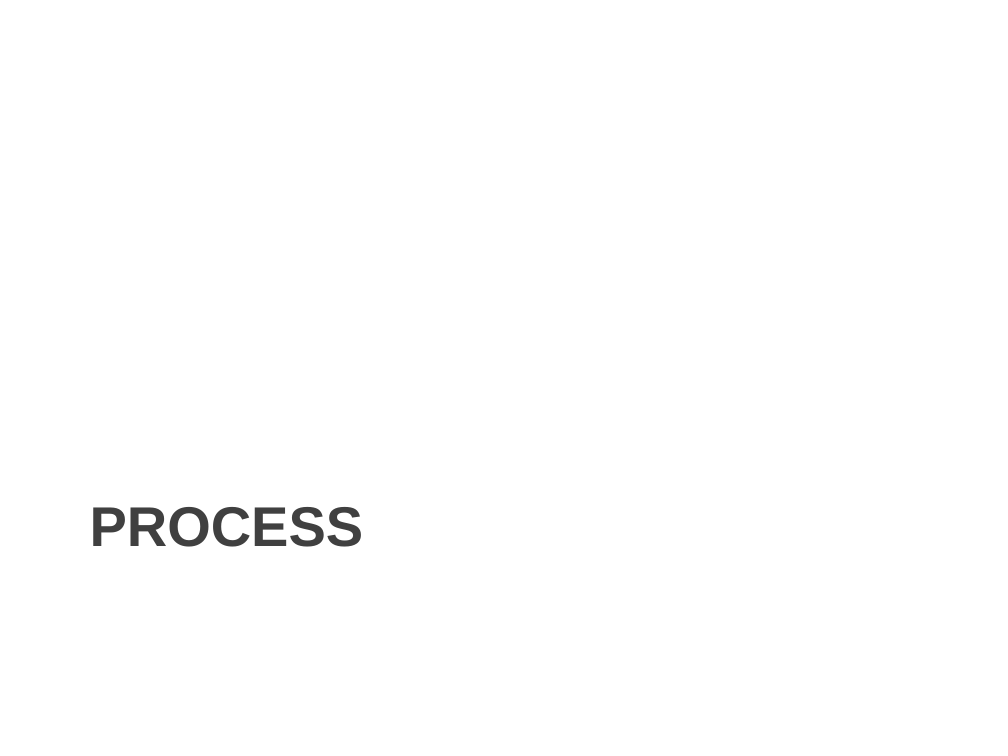
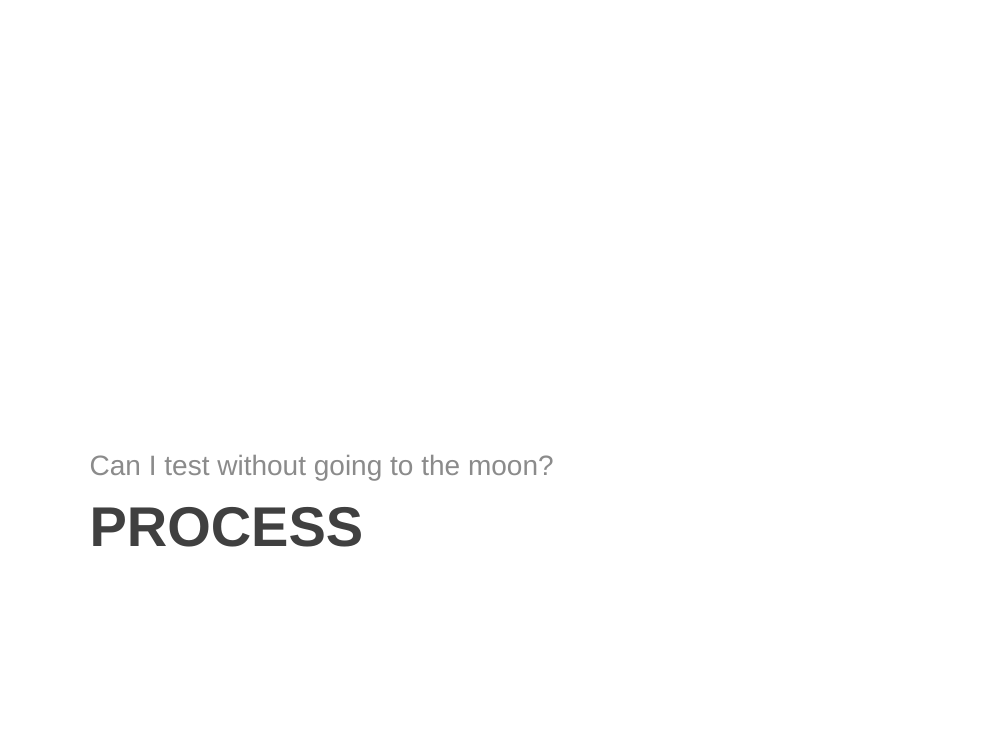
Before and after one commit to cullenself/ExtendedGNSS, a slide deck: slide 5 of Report/Extended GNSS.pptx. Drawn at 1008x756 pixels with LibreOffice and Linux fonts; fonts in the diff are those of the drawing; background and template pictures are left out. Boxes give left, top, right and bottom in pixels: in the first picture for what was removed or moved away, otherwise in the second. Text is boxed around its words. In the diff, an @@ line names an element or a change of style, - is before the commit and + after.

```diff
--- a/Report/Extended GNSS.pptx
+++ b/Report/Extended GNSS.pptx
@@ text added at [90, 455, 554, 480], 20 pt, text #8C8C8C @@
+Can I test without going to the moon?
```
Also in this commit, not shown: 7 other slides changed, 1 slide added, 1 slide removed, 1 other file.
